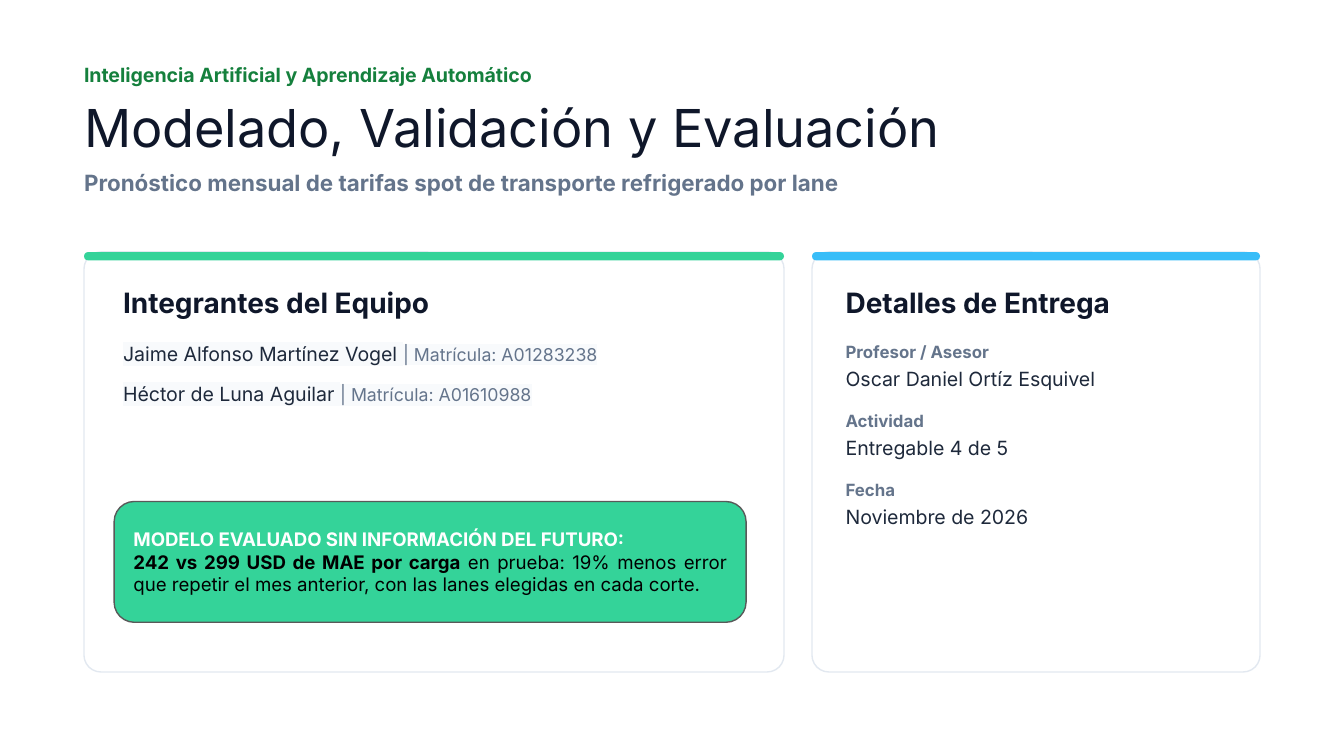
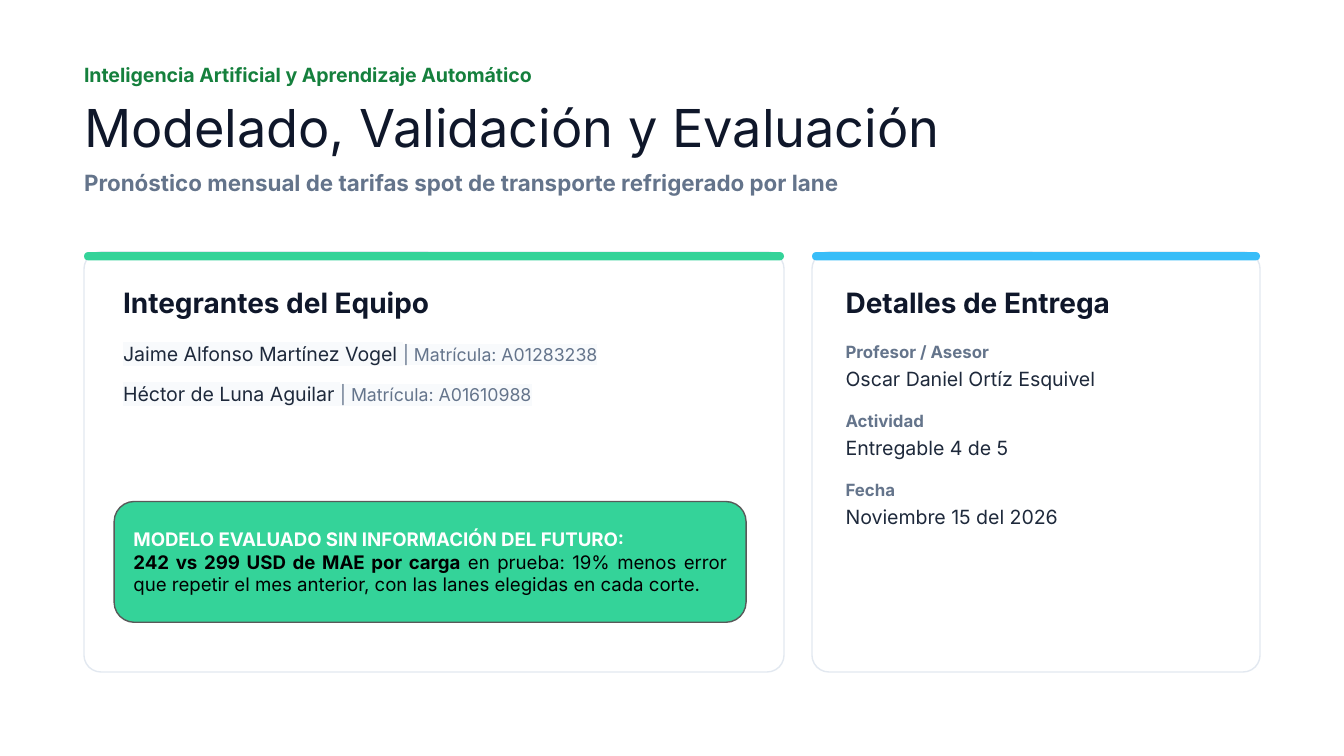
Before and after one commit to jmartinezvogel/reefer-spot-rate-forecasting, a slide deck: slide 1 of docs/ML_E4_Equipo1.pptx. Drawn at 1344x756 pixels with LibreOffice and Linux fonts; fonts in the diff are those of the drawing; background and template pictures are left out. Boxes give left, top, right and bottom in pixels: in the first picture for what was removed or moved away, otherwise in the second. Text is boxed around its words. In the diff, an @@ line names an element or a change of style, - is before the commit and + after.

```diff
--- a/docs/ML_E4_Equipo1.pptx
+++ b/docs/ML_E4_Equipo1.pptx
@@ text at (846, 509, 1058, 525): text changed @@
-Noviembre de 2026
+Noviembre 15 del 2026
```
Also in this commit, not shown: 3 other slides changed.
